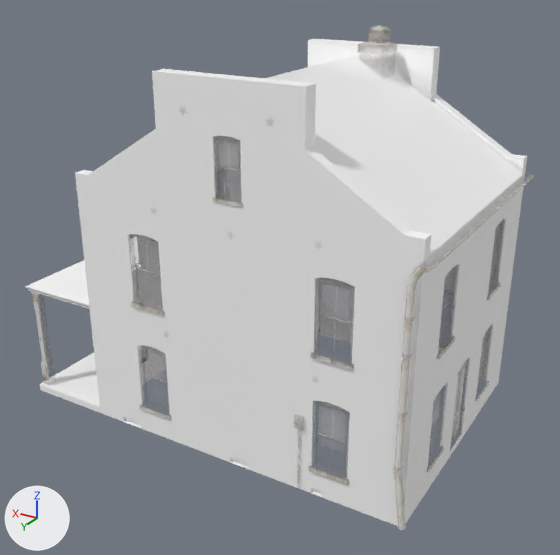
The FBX model Assets/Model/107_Main.fbx, before and after one commit.
One viewpoint serves both versions: a 50 mm camera at (-3.27, 4.02, 2.56) aimed at (-1.04, 0.3, 0.7). Every picture has the same lights, and +X, +Y and +Z are marked at lower left. Where no turn or scale is listed for an object, it has been applied to the vertices.

The first picture shows 'Exterior', 'Glass', 'Trims_EXT'.
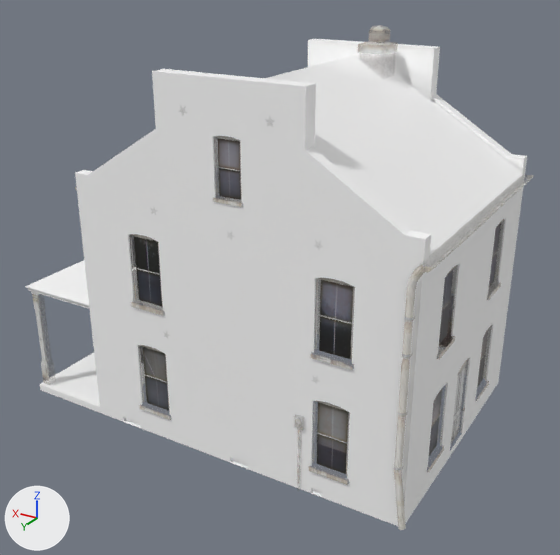
The newer file is also rescaled (x0.1) as a whole; pictures and numbers use the older file's frame.

Changed parts and their boxes (x1, y1, x2, y2) in the pictures (560 x 555 px):
'Window_Glass', added
    after: (129, 139, 501, 474)
'Glass', deleted
    before: (146, 142, 484, 448)

Patch to the scene script:
```diff
--- a/Assets/Model/107_Main.fbx.py
+++ b/Assets/Model/107_Main.fbx.py
@@ img_trims_png @@
+img_trims_png = load_image('Trims.png', '../Texture/Trims.png', 2048, 2048, 'sRGB')
@@ mat_sf_trim @@
+mat_sf_trim = principled_material('SF_Trim')
+mat_sf_trim.texture = img_trims_png
@@ me_mesh_003_1 @@
+me_mesh_003_1.from_pydata(...)  # 148 vertices, 37 faces; spans x -0.97..0.97, y -0.78..0.78, z -0.81..0.81
+me_mesh_003_1.materials.append(mat_sf_trim)  # picture img_trims_png
@@ ob_glass @@
-ob_glass = bpy.data.objects.new('Glass', me_mesh_003)
-ob_glass.location = (-1.235, 0.307, -0.078)
@@ ob_window_glass @@
+ob_window_glass = bpy.data.objects.new('Window_Glass', me_mesh_003_1)
+ob_window_glass.location = (-1.236, 0.307, 0.914)
```
